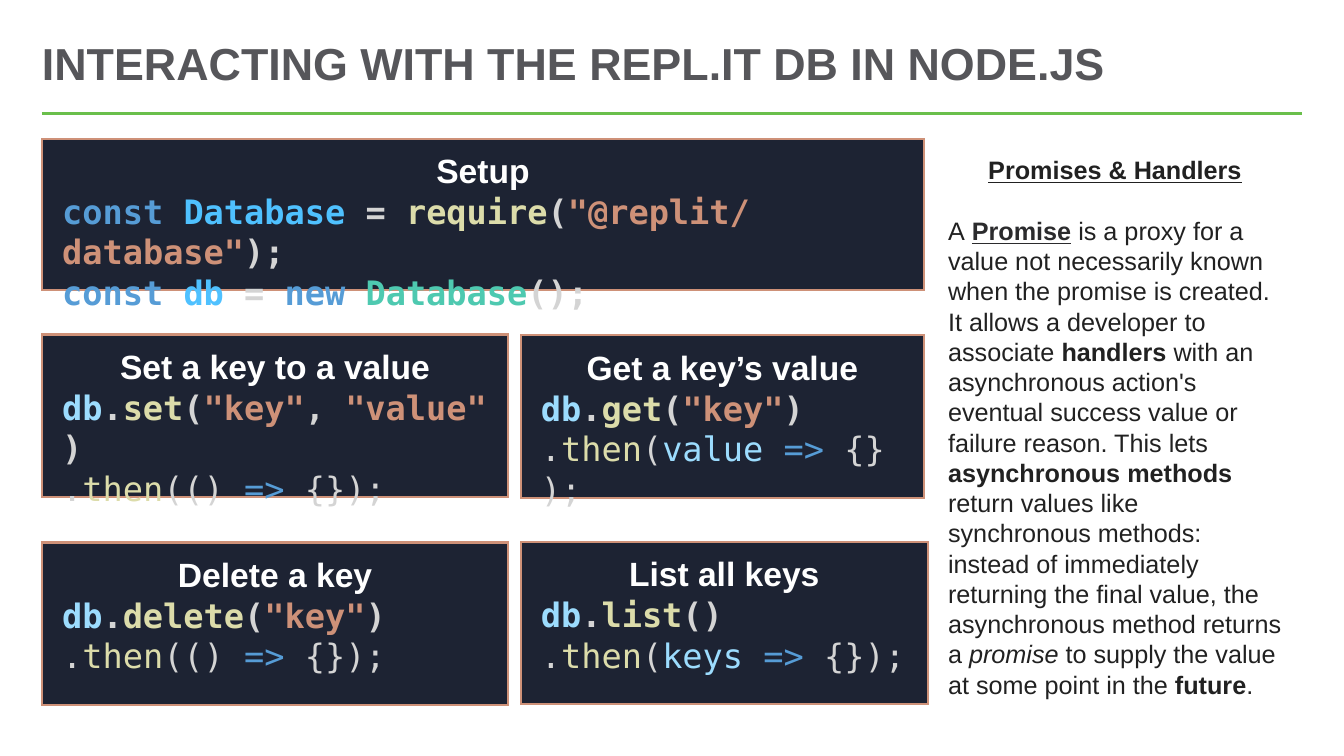
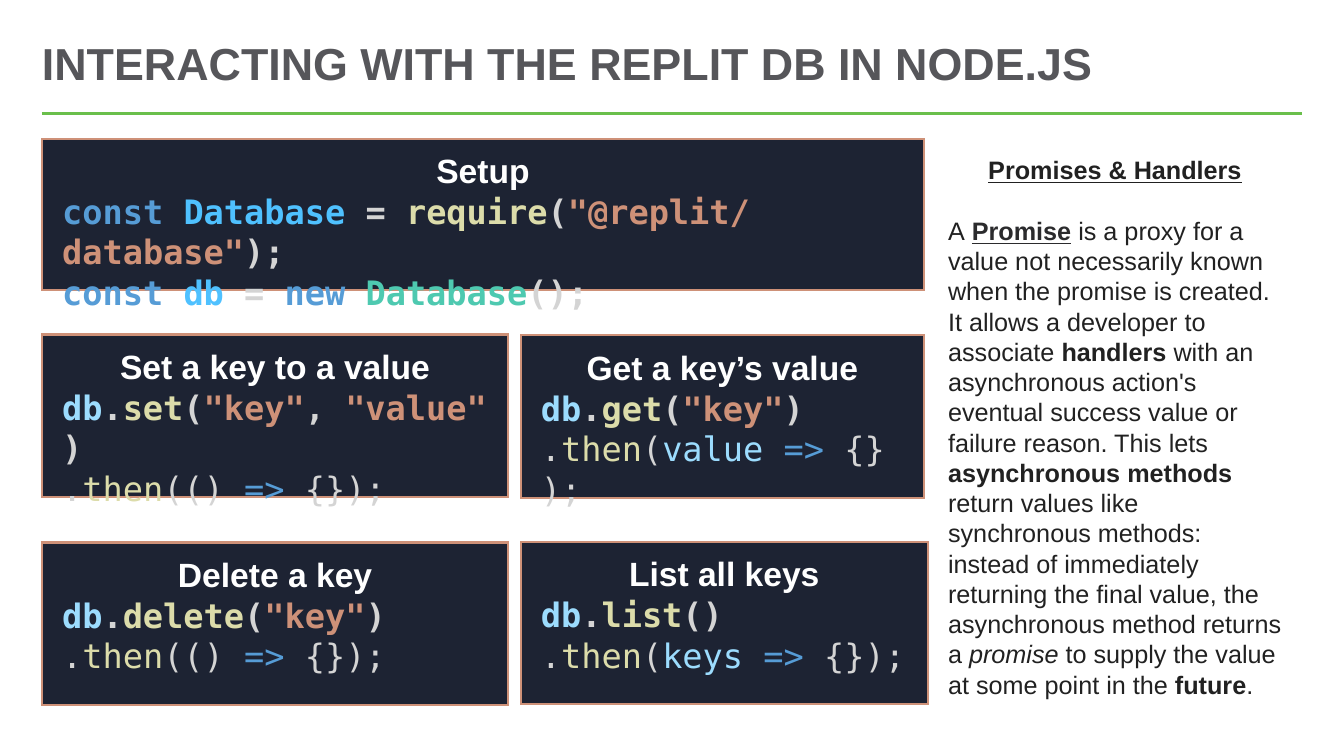
Before and after one commit to hytechclub/web-201, a slide deck: slide 9 of DatabasesReplit/DatabasesOverview.pptx. Drawn at 1344x756 pixels with LibreOffice and Linux fonts; fonts in the diff are those of the drawing. Boxes give left, top, right and bottom in pixels: in the first picture for what was removed or moved away, otherwise in the second. Text is boxed around its words. In the diff, an @@ line names an element or a change of style, - is before the commit and + after.

```diff
--- a/DatabasesReplit/DatabasesOverview.pptx
+++ b/DatabasesReplit/DatabasesOverview.pptx
@@ title at <box>42,48,1092,81</box>: text changed @@
-INTERACTING WITH THE REPL.IT DB IN NODE.JS
+INTERACTING WITH THE REPLIT DB IN NODE.JS
```
Also in this commit, not shown: 2 other slides changed, 3 other files.
